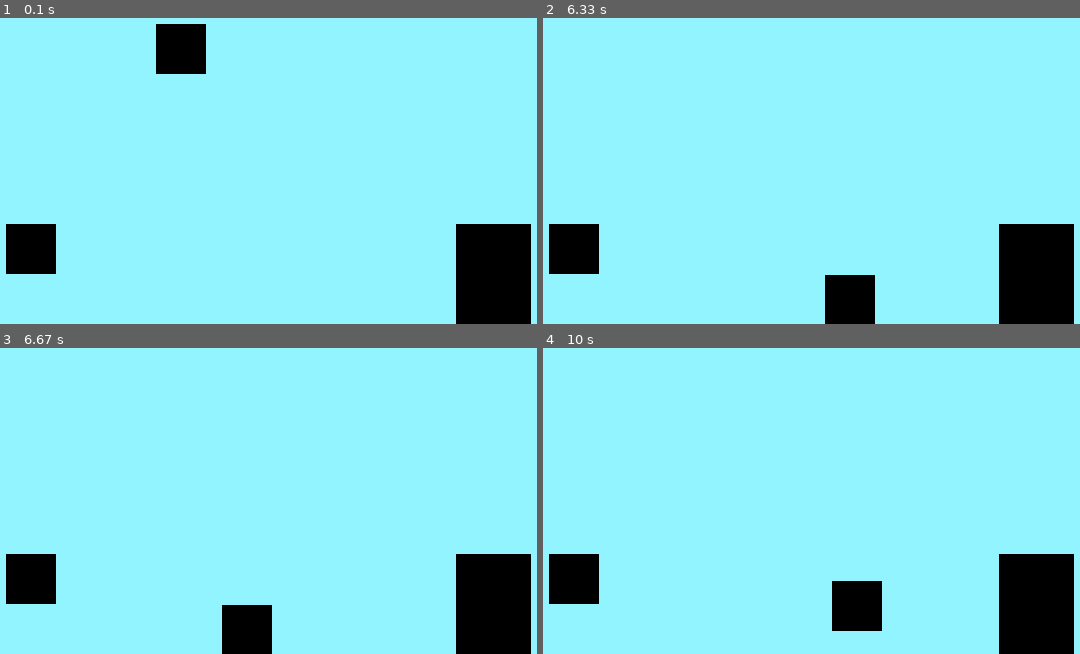
Above: before the commit, frames 1-4 (two rows, left to right).
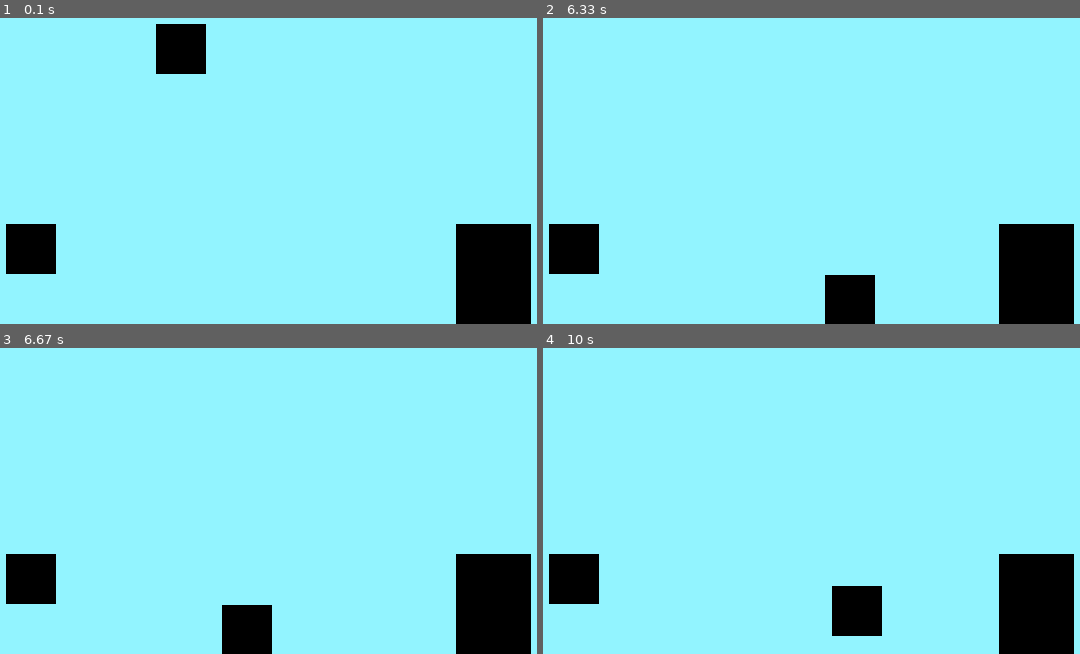
Above: after the commit, the same moments.

Repository: Jobjob321/Pygame-Platformer
Game: pygame game, started from main.py
Same seed, same stepped clock (60 frames per second), same inputs: the game is played once before the commit and once after it.
Inputs:
- Up to frame 1 (0.1 s): no input
- Up to frame 2 (6.33 s): hold Right 0.33-0.8 s; hold Right 0.83-1.3 s; hold Left 1.33-1.87 s; hold Left 1.9-2.3 s; hold Right 2.33-2.97 s; hold Left 3-3.47 s; hold Right 3.5-3.97 s; hold Right 4-4.47 s; hold Left 4.5-5.03 s; hold Left 5.07-5.47 s; hold Right 5.5-6.13 s; hold Left from 6.17 s (still down)
- Up to frame 3 (6.67 s): release Left at 6.63 s
- Up to frame 4 (10 s): hold Right 6.67-7.13 s; hold Right 7.17-7.63 s; hold Left 7.67-8.2 s; hold Left 8.23-8.63 s; hold Right 8.67-9.3 s; hold Left 9.33-9.8 s; hold Right from 9.83 s (still down); tap Space at 9.9 s

Frames 1-3 are identical in both runs. In frame 4, 0.3% of the frame differs, in the area x 53-64%, y 76-95%.

Commit message:
Trying to Fix DeltaTime

Diff:
--- a/main.py
+++ b/main.py
@@ -7,7 +7,7 @@
 
 WINDOW_SIZE = [800, 800]
 screen = pygame.display.set_mode((WINDOW_SIZE[0], WINDOW_SIZE[1]), 0 ,32)
-
+clock = pygame.time.Clock()
 
 
 moveleft = False
@@ -25,9 +25,9 @@
 player = Player()
 objects = [Object(50,700,50,50), Object(500, 700, 75, 100)]
 while Running:
-    fps = pygame.time.get_ticks()
-    dt = (fps - getTicksLastFrame) / 1000
-    getTicksLastFrame = fps
+    t = pygame.time.get_ticks()
+    dt = (t - getTicksLastFrame) / 1000.0
+    getTicksLastFrame = t
     screen.fill((146,244,255))
     for event in pygame.event.get():
         if event.type == QUIT:
@@ -56,6 +56,7 @@
     if player.position.y + 50 > WINDOW_SIZE[1] and player.y_momentum > 0:
         player.y_momentum = 0
         CanJump = True
+        applyGravity = False
 
 
 
@@ -81,12 +82,11 @@
             if abs(object.x - player_right) < collision_tolerance:
                 player.position.x = object.x - 50
 
-        else:
-            applyGravity = True
         object.draw(screen)
 
     if applyGravity == True:
         player.y_momentum += player.gravity * dt
+        CanJump = False
 
     if CanJump == True and jump == True:
         player.y_momentum -= 250 * dt
@@ -96,5 +96,5 @@
     player.position.y += player.y_momentum
     Player.Draw(screen, player.position.x, player.position.y)
     pygame.display.update()
-
+    applyGravity = True
 pygame.quit()
